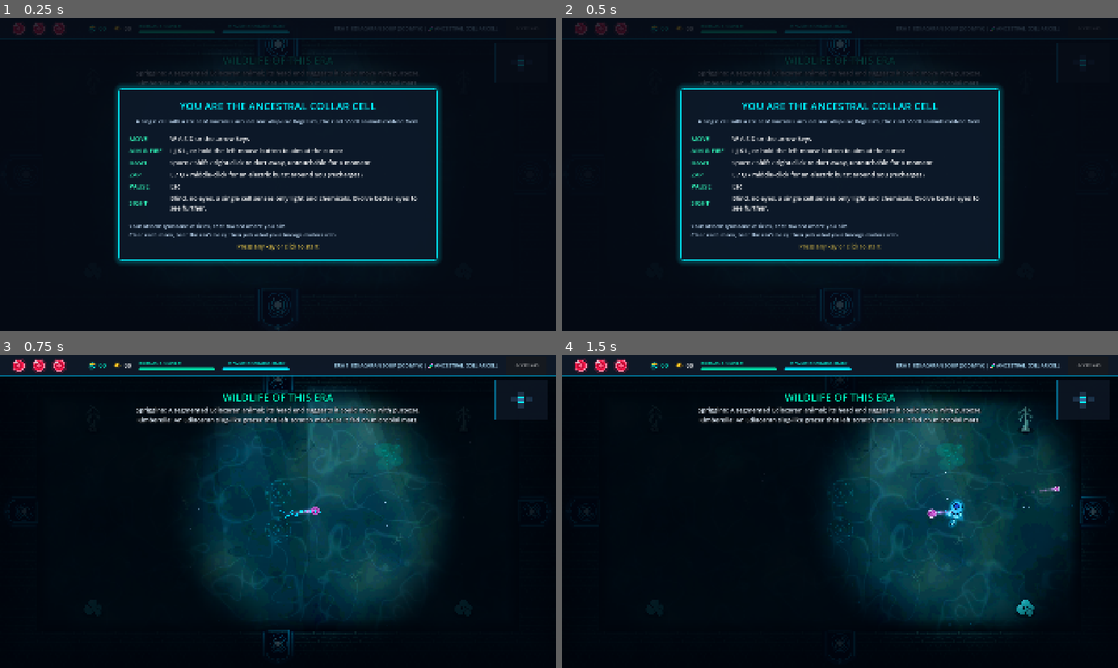
Above: before the commit, frames 1-4 (two rows, left to right).
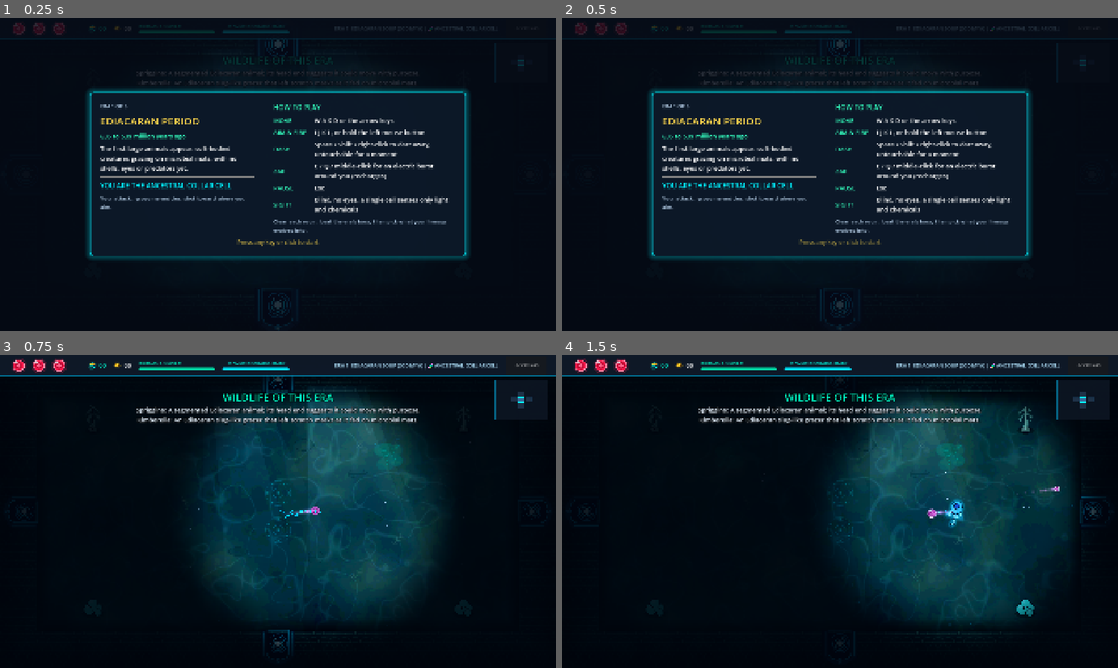
Above: after the commit, the same moments.

Repository: kurosatto/Game
Game: Godot game, scene res://Main.tscn
Same seed, same stepped clock (60 frames per second), same inputs: the game is played once before the commit and once after it.
Inputs (mouse positions are in pixels of both pictures, inside the frame that each line leads up to):
- Up to frame 1 (0.25 s): no input
- Up to frame 2 (0.5 s): no input
- Up to frame 3 (0.75 s): tap Enter at 0.5 s; move the mouse to (400, 495) at 0.52 s; hold D (move_right) from 0.53 s (still down); tap Shift (dash) at 0.6 s; click (400, 495) at 0.67 s
- Up to frame 4 (1.5 s): tap Space at 0.77, 1.07 s; release D (move_right) at 1.25 s; drag from (728, 527) to (840, 383) at 1.27 s

The runs differ from the first frame. In frame 1, 11% of the frame differs, in the area x 15-85%, y 21-79%; in frame 2, 11%; in frame 3, nothing differs; in frame 4, nothing differs.

Commit message:
Era card at the start of each floor: period, dates and one fact beside the controls
Replaces the run-start how-to-play card and the post-evolution card with one
two-column card per floor. Left: era name, date range, one sentence on what
happened then, and your current form and attack. Right: the controls (touch or
keys), sight, and the goal.

Co-Authored-By: Claude Opus 5.5 <noreply@anthropic.com>
Claude-Session: https://claude.ai/code/session_013khwKZyDXa9nn9Z68d34j4

Diff:
--- a/HUD.gd
+++ b/HUD.gd
@@ -9,6 +9,21 @@
     3: "ERA 3: ORDOVICIAN SEAS (460 MYA)",
     4: "ERA 4: CARBONIFEROUS SWAMPS (350 MYA)",
     5: "ERA 5: APEX EXTINCTION BOUNDARY (250 MYA)"
+}
+
+# Shown on the card at the start of each floor: period, its dates and one
+# thing that happened then (dates from the ICS chronostratigraphic chart)
+const ERA_INFO = {
+    1: {"name": "EDIACARAN PERIOD", "dates": "635 to 539 million years ago",
+        "fact": "The first large animals appear: soft-bodied creatures grazing on microbial mats, with no shells, eyes or predators yet."},
+    2: {"name": "CAMBRIAN PERIOD", "dates": "539 to 485 million years ago",
+        "fact": "The Cambrian explosion: most animal body plans appear in a few million years, along with the first eyes, shells and hunters."},
+    3: {"name": "ORDOVICIAN PERIOD", "dates": "485 to 444 million years ago",
+        "fact": "Sea life diversifies fast, the first jawless fish swim and giant nautiloids rule, until the first great mass extinction."},
+    4: {"name": "CARBONIFEROUS PERIOD", "dates": "359 to 299 million years ago",
+        "fact": "Vast coal-swamp forests push oxygen far above today's level, so insects like the dragonfly Meganeura grow huge."},
+    5: {"name": "PERMIAN PERIOD", "dates": "299 to 252 million years ago",
+        "fact": "Synapsids, our own distant relatives, rule the land until the end-Permian extinction wipes out most life on Earth."},
 }
 
 # Evolution choices come from data/Lineages.gd (the accurate tree of life)
@@ -519,13 +534,14 @@
     evolution_selected.emit(floor_num, choice_idx)
 
 # ---- How-to-play cards ----
-# A short card at the start of a run (what you are, how to play) and after
-# each evolution (your new form and its attack). Pauses until a tap or key.
+# A card at the start of each floor: the era and what you are on the left,
+# how to play on the right. Pauses until a tap or key.
 
 var intro_card: Control = null
 var intro_ready_time: int = 0
 
-func show_run_intro(form: Dictionary):
+# One card per floor: the era on the left, how to play on the right
+func show_era_card(floor_num: int, form: Dictionary):
     var touch = TouchControls.should_show()
     var weapon = lineages.weapon_stats(form.get("weapon", "vesicle"))
     var rows: Array
@@ -540,32 +556,45 @@
     else:
         rows = [
             ["MOVE", "W A S D or the arrow keys"],
-            ["AIM & FIRE", "I J K L, or hold the left mouse button to aim at the cursor"],
+            ["AIM & FIRE", "I J K L, or hold the left mouse button"],
             ["DASH", "Space / Shift / right-click to dart away, untouchable for a moment"],
             ["ZAP", "E / Q / middle-click for an electric burst around you (recharges)"],
             ["PAUSE", "Esc"],
         ]
-    rows.append(["SIGHT", lineages.describe_vision(form).trim_prefix("Vision: ") + ". Evolve better eyes to see further."])
-    var attack_line = "Your attack: %s, %s." % [form.get("weapon_name", "Lysosome vesicles").to_lower(), _weapon_hint(weapon)]
-    _show_card(
-        "YOU ARE THE " + form.get("name", "ANCESTRAL COLLAR CELL"),
-        form.get("fact", ""),
-        rows,
-        attack_line + "\nClear each room, beat the era's boss, then pick what your lineage evolves into.",
-        form.get("color", Color(0.0, 0.95, 1.0)))
-
-func show_evolved_card(form: Dictionary):
-    var weapon = lineages.weapon_stats(form.get("weapon", "vesicle"))
-    var aim = "the right stick" if TouchControls.should_show() else "I J K L or the mouse"
-    var how = "Aim with %s to strike in front of you." % aim if weapon.get("melee", false) \
-        else "Aim with %s to fire." % aim
-    _show_card(
-        "YOU ARE NOW " + form.get("name", "YOUR LINEAGE"),
-        "Living today: " + form.get("living_example", ""),
-        [["NEW ATTACK", "%s (%s)" % [form.get("weapon_name", ""), weapon.get("label", "")]], ["HOW", how],
-            ["SIGHT", lineages.describe_vision(form).trim_prefix("Vision: ")]],
-        "",
-        form.get("color", Color(0.0, 0.95, 1.0)), "continue")
+    rows.append(["SIGHT", lineages.describe_vision(form).trim_prefix("Vision: ")])
+    var color: Color = form.get("color", Color(0.0, 0.95, 1.0))
+    var era: Dictionary = ERA_INFO.get(clampi(floor_num, 1, 5), {})
+    var vbox = _open_card(color, 1300)
+
+    var cols = HBoxContainer.new()
+    cols.add_theme_constant_override("separation", 30)
+    vbox.add_child(cols)
+
+    var left = VBoxContainer.new()
+    left.add_theme_constant_override("separation", 12)
+    left.size_flags_horizontal = Control.SIZE_EXPAND_FILL
+    left.size_flags_stretch_ratio = 0.85
+    cols.add_child(left)
+    left.add_child(_card_label("ERA %d OF 5" % floor_num, 18, Color(0.75, 0.85, 0.95)))
+    left.add_child(_card_label(era.get("name", ""), 36, Color(1.0, 0.85, 0.3)))
+    left.add_child(_card_label(era.get("dates", ""), 22, Color(0.2, 1.0, 0.75)))
+    left.add_child(_card_label(era.get("fact", ""), 22, Color.WHITE))
+    left.add_child(HSeparator.new())
+    var who = ("YOU ARE THE " if floor_num == 1 else "YOU ARE NOW ") + form.get("name", current_creature_name)
+    left.add_child(_card_label(who, 24, color))
+    left.add_child(_card_label("Your attack: %s, %s." % [form.get("weapon_name", "Lysosome vesicles").to_lower(), _weapon_hint(weapon)], 19, Color(0.75, 0.85, 0.95)))
+
+    cols.add_child(VSeparator.new())
+
+    var right = VBoxContainer.new()
+    right.add_theme_constant_override("separation", 12)
+    right.size_flags_horizontal = Control.SIZE_EXPAND_FILL
+    cols.add_child(right)
+    right.add_child(_card_label("HOW TO PLAY", 24, Color(0.2, 1.0, 0.75)))
+    _add_rows(right, rows)
+    right.add_child(_card_label("Clear each room, beat the era's boss, then pick what your lineage evolves into.", 19, Color(0.75, 0.85, 0.95)))
+
+    _close_card(vbox, "start" if floor_num == 1 else "continue")
 
 func _weapon_hint(weapon: Dictionary) -> String:
     if weapon.get("melee", false):
@@ -573,6 +602,23 @@
     return "shot toward where you aim"
 
 func _show_card(title: String, sub: String, rows: Array, footer: String, color: Color, verb: String = "start"):
+    var vbox = _open_card(color, 1100)
+    var title_lbl = _card_label(title, 36, color)
+    title_lbl.horizontal_alignment = HORIZONTAL_ALIGNMENT_CENTER
+    vbox.add_child(title_lbl)
+    if sub != "":
+        var sub_lbl = _card_label(sub, 19, Color(0.75, 0.85, 0.95))
+        sub_lbl.horizontal_alignment = HORIZONTAL_ALIGNMENT_CENTER
+        vbox.add_child(sub_lbl)
+    vbox.add_child(HSeparator.new())
+    _add_rows(vbox, rows)
+    if footer != "":
+        vbox.add_child(HSeparator.new())
+        vbox.add_child(_card_label(footer, 19, Color(0.75, 0.85, 0.95)))
+    _close_card(vbox, verb)
+
+# Builds the dimmed backdrop and bordered panel; returns the panel's column
+func _open_card(color: Color, width: float) -> VBoxContainer:
     if intro_card:
         intro_card.queue_free()
     intro_card = Control.new()
@@ -594,7 +640,7 @@
     intro_card.add_child(center)
 
     var panel = PanelContainer.new()
-    panel.custom_minimum_size = Vector2(1100, 0)
+    panel.custom_minimum_size = Vector2(width, 0)
     panel.mouse_filter = Control.MOUSE_FILTER_IGNORE
     var style = StyleBoxFlat.new()
     style.bg_color = Color(0.05, 0.09, 0.15, 0.97)
@@ -610,21 +656,14 @@
     var vbox = VBoxContainer.new()
     vbox.add_theme_constant_override("separation", 14)
     panel.add_child(vbox)
-
-    var title_lbl = _card_label(title, 36, color)
-    title_lbl.horizontal_alignment = HORIZONTAL_ALIGNMENT_CENTER
-    vbox.add_child(title_lbl)
-    if sub != "":
-        var sub_lbl = _card_label(sub, 19, Color(0.75, 0.85, 0.95))
-        sub_lbl.horizontal_alignment = HORIZONTAL_ALIGNMENT_CENTER
-        vbox.add_child(sub_lbl)
-    vbox.add_child(HSeparator.new())
-
+    return vbox
+
+func _add_rows(parent: Container, rows: Array):
     var grid = GridContainer.new()
     grid.columns = 2
     grid.add_theme_constant_override("h_separation", 28)
     grid.add_theme_constant_override("v_separation", 10)
-    vbox.add_child(grid)
+    parent.add_child(grid)
     for r in rows:
         var key = _card_label(r[0], 22, Color(0.2, 1.0, 0.75))
         key.autowrap_mode = TextServer.AUTOWRAP_OFF
@@ -633,10 +672,7 @@
         val.size_flags_horizontal = Control.SIZE_EXPAND_FILL
         grid.add_child(val)
 
-    if footer != "":
-        vbox.add_child(HSeparator.new())
-        vbox.add_child(_card_label(footer, 19, Color(0.75, 0.85, 0.95)))
-
+func _close_card(vbox: VBoxContainer, verb: String):
     var hint = _card_label(("Tap anywhere to " if TouchControls.should_show() else "Press any key or click to ") + verb, 20, Color(1.0, 0.85, 0.3))
     hint.horizontal_alignment = HORIZONTAL_ALIGNMENT_CENTER
     vbox.add_child(hint)
--- a/Main.gd
+++ b/Main.gd
@@ -41,7 +41,7 @@
     start_new_game()
     # How-to-play card; tools/*.gd drive the game from a script, so skip it there
     if get_tree().get_script() == null:
-        hud.show_run_intro(hud.lineages.get_form(""))
+        hud.show_era_card(1, hud.lineages.get_form(""))
 
 func setup_inputs():
     var inputs = {
@@ -310,6 +310,8 @@
     tween.tween_callback(func():
         transition_rect.visible = false
         player.set_physics_process(true)
+        if get_tree().get_script() == null:
+            hud.show_era_card(floor_number, current_form())
     )
 
 func display_item_banner(title: String, desc: String):
@@ -328,11 +330,16 @@
 
 func _on_evolution_selected(floor_num: int, choice_index: int):
     player.apply_evolution(floor_num, choice_index)
-    var path_key = hud.lineages.path_key(player.evolution_choices)
-    if hud.lineages.has_form(path_key) and get_tree().get_script() == null:
-        hud.show_evolved_card(hud.lineages.get_form(path_key))
+    # The new form and its attack are shown on the next era's card
     if current_room_node and current_room_node.has_method("spawn_trapdoor"):
         current_room_node.spawn_trapdoor()
+
+# The player's current form; a refine keeps the last real form on the path
+func current_form() -> Dictionary:
+    var choices = player.evolution_choices.duplicate()
+    while choices.size() > 0 and not hud.lineages.has_form(hud.lineages.path_key(choices)):
+        choices.pop_back()
+    return hud.lineages.get_form(hud.lineages.path_key(choices))
 
 func _on_player_creature_changed(c_name: String, _c_clade: String, _c_color: Color):
     hud.set_current_creature(c_name)
